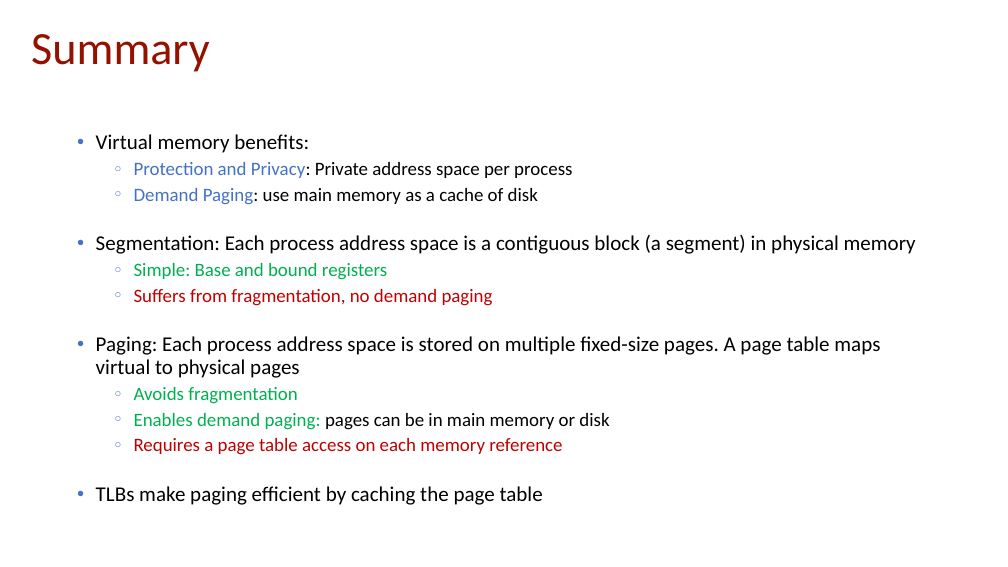
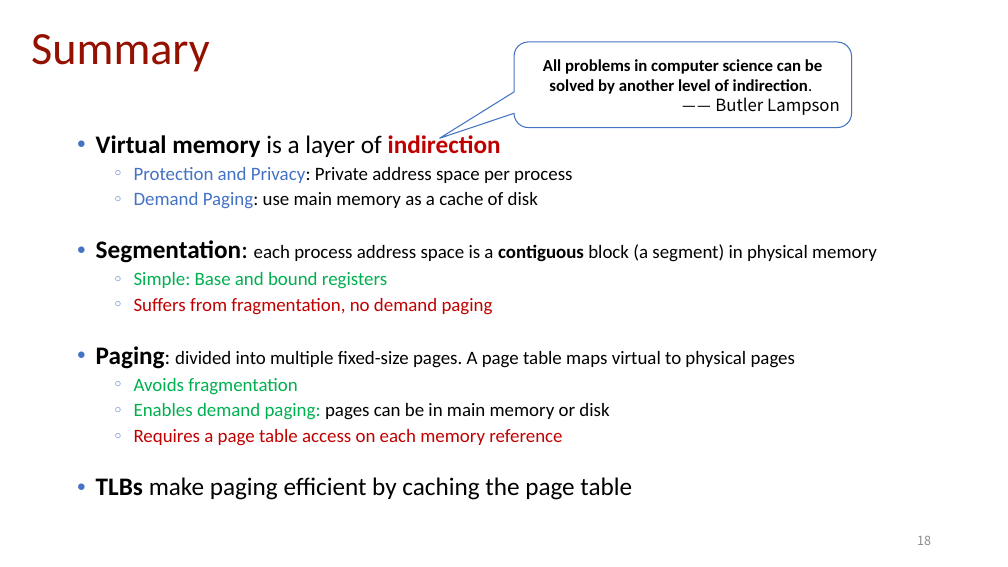
Before and after one commit to chenxuhao/chenxuhao.github.io, a slide deck: slide 18 of computer-organization/virtual-memory-OS.pptx (slide 19 before the commit). Drawn at 1008x567 pixels with LibreOffice and Linux fonts; fonts in the diff are those of the drawing. Boxes give left, top, right and bottom in pixels: in the first picture for what was removed or moved away, otherwise in the second. Text is boxed around its words. In the diff, an @@ line names an element or a change of style, - is before the commit and + after.

```diff
--- a/computer-organization/virtual-memory-OS.pptx
+++ b/computer-organization/virtual-memory-OS.pptx
@@ rounded speech box added at [514,42,851,128], fill #FFFFFF, outline #4472C4 1 pt, 16 pt, text #000000, bold @@
+All problems in computer science can be solved by another level of indirection.
+—— Butler Lampson
@@ text at [96,132,501,157]: text changed; size 20 to 24 pt; bold on @@
-● Virtual memory benefits:
+● Virtual memory is a layer of indirection
@@ text at [96,240,877,263]: text changed; size 20 to 18 pt @@
-● Segmentation: Each process address space is a contiguous block (a segment) in physical memory
+● Segmentation: each process address space is a contiguous block (a segment) in physical memory
@@ text at [96,346,795,369]: text changed; size 20 to 18 pt @@
-● Paging: Each process address space is stored on multiple fixed-size pages. A page table maps virtual to physical pages
+● Paging: divided into multiple fixed-size pages. A page table maps virtual to physical pages
@@ text at [96,477,632,500]: size 20 to 24 pt in "TLBs make paging efficient by caching the ..."; bold on in "TLBs" @@
@@ page number added at [917,536,931,545], 12 pt, text #8C8C8C @@
+18
```
Also in this commit, not shown: 24 other slides changed, 2 other files.
